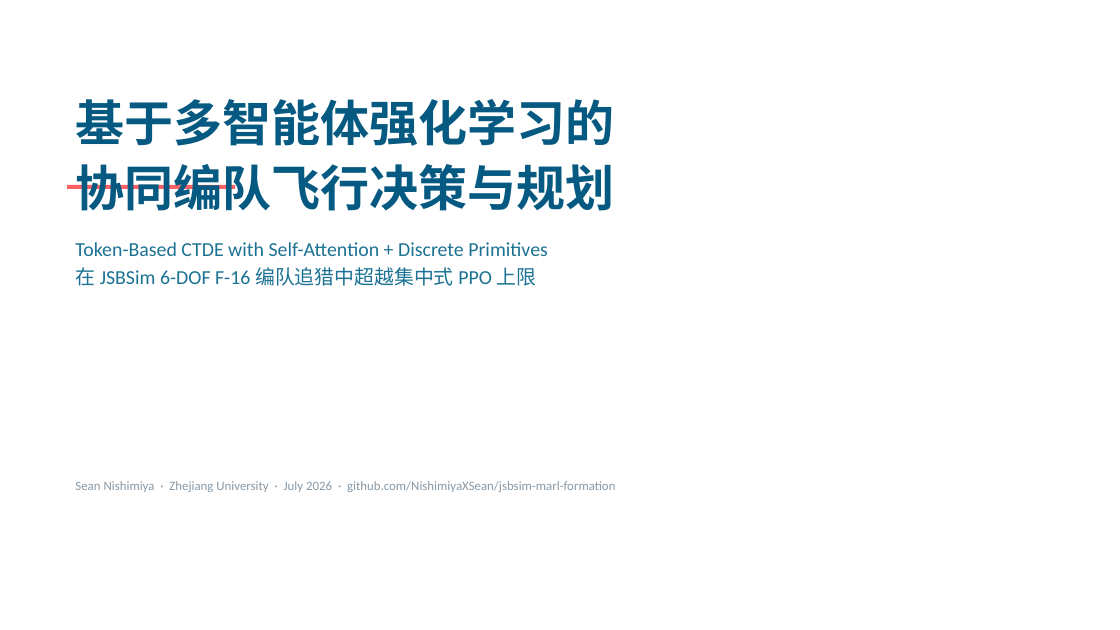
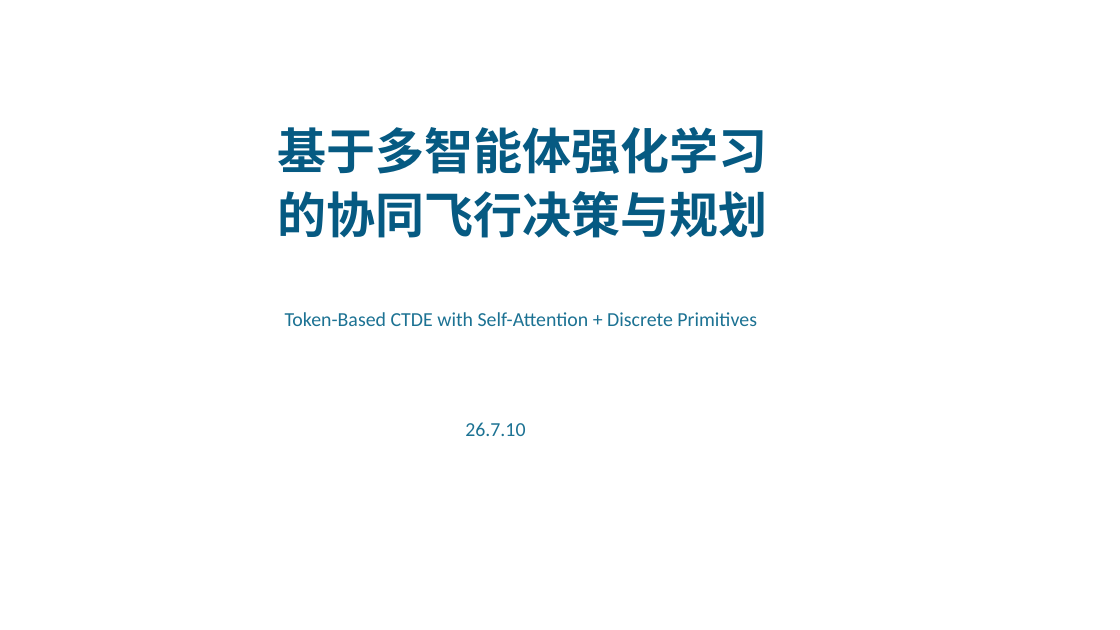
Before and after one commit to NishimiyaXSean/jsbsim-marl-formation, a slide deck: slide 1 of results/ppt/formation_coop_cn_v2.pptx. Drawn at 1120x630 pixels with LibreOffice and Linux fonts; fonts in the diff are those of the drawing. Boxes give left, top, right and bottom in pixels: in the first picture for what was removed or moved away, otherwise in the second. Text is boxed around its words. In the diff, an @@ line names an element or a change of style, - is before the commit and + after.

```diff
--- a/results/ppt/formation_coop_cn_v2.pptx
+++ b/results/ppt/formation_coop_cn_v2.pptx
@@ text at (277,127,767,238): text changed @@
-基于多智能体强化学习的
-协同编队飞行决策与规划
+基于多智能体强化学习的协同飞行决策与规划
@@ rectangle removed at (67,185,235,189) @@
@@ text at (75,267,537,286): paragraph removed @@
-在 JSBSim 6-DOF F-16 编队追猎中超越集中式 PPO 上限
@@ text "Token-Based CTDE with Self-Attention + ...": place and size @@
-text "Token-Based CTDE with Self-Attention + ..." at (75,242,548,286)
+text "Token-Based CTDE with Self-Attention + ..." at (285,312,757,326)
@@ text added at (465,422,525,436), 17 pt, text #1C7293 @@
+26.7.10
@@ text removed at (75,481,615,492) @@
-Sean Nishimiya · Zhejiang University · July 2026 · github.com/NishimiyaXSean/jsbsim-marl-formation
```
Also in this commit, not shown: 11 other slides changed, 4 slides added, 1 other file.
